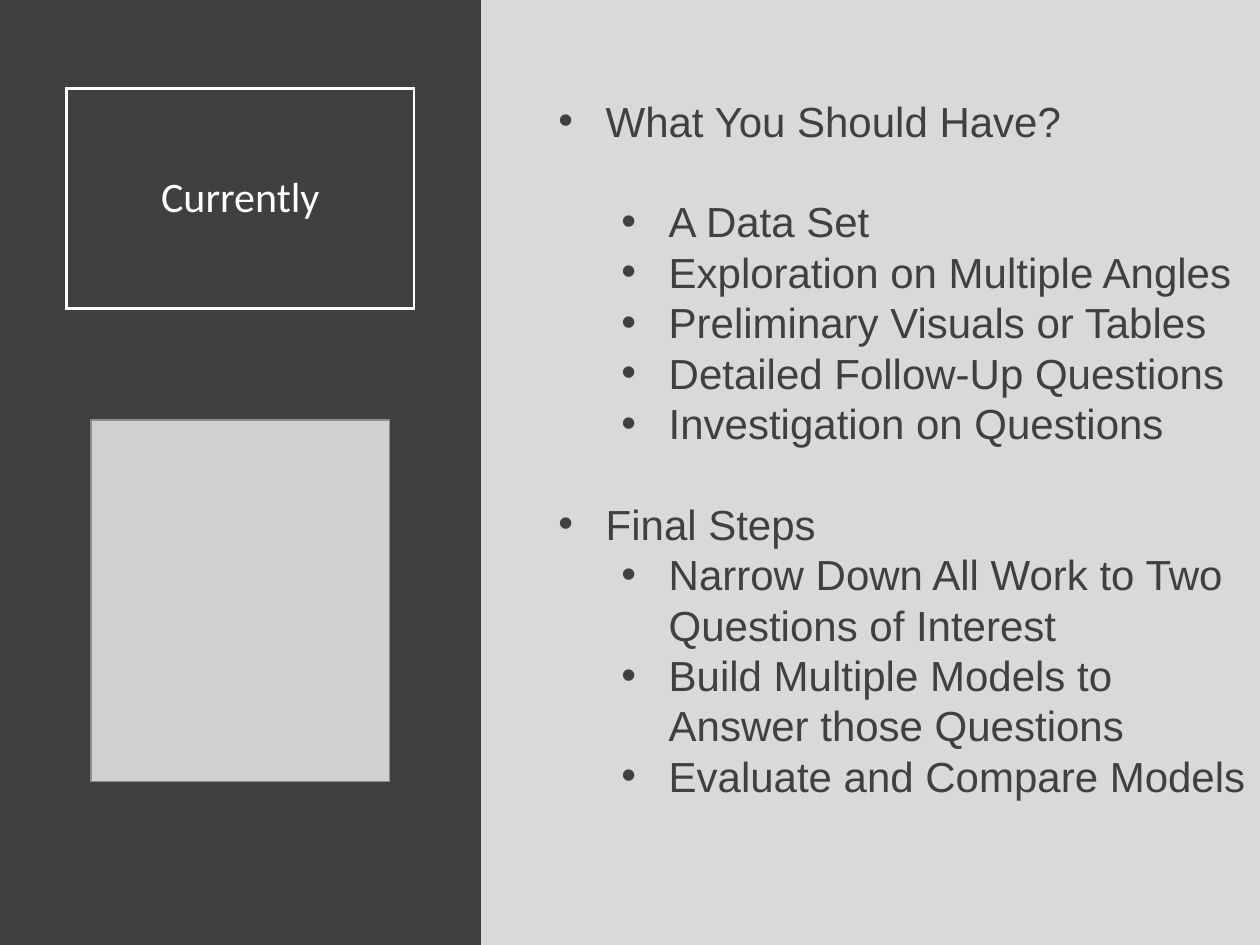
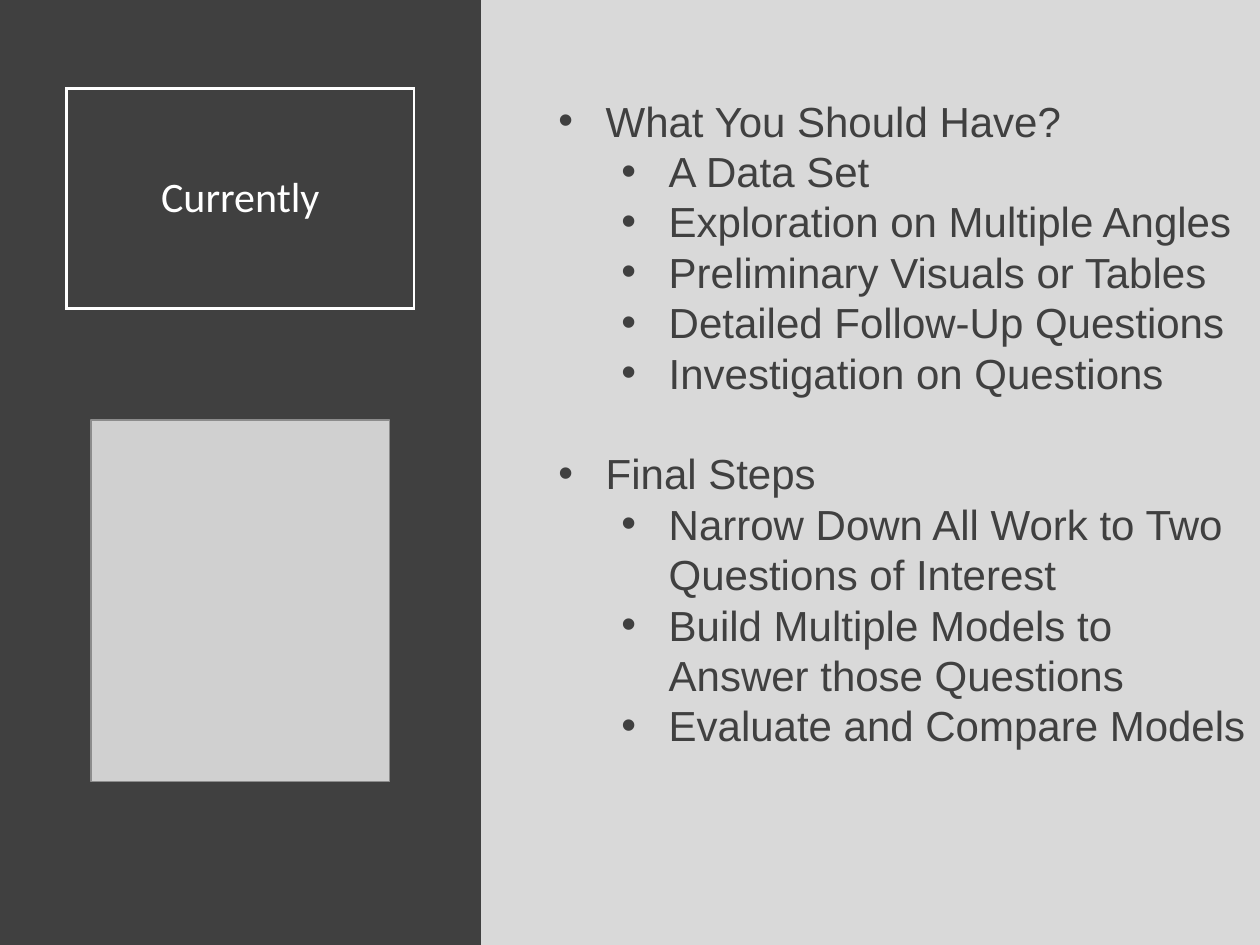
Before and after one commit to Yixf-Self/STOR320_WEBSITE, a slide deck: slide 2 of Lecture/Final Project 2/Final_Project_2_Lecture.pptx. Drawn at 1260x945 pixels with LibreOffice and Linux fonts; fonts in the diff are those of the drawing; grey boxes stand for pictures. Boxes give left, top, right and bottom in pixels: in the first picture for what was removed or moved away, otherwise in the second. Text is boxed around its words. In the diff, an @@ line names an element or a change of style, - is before the commit and + after.

```diff
--- a/Lecture/Final Project 2/Final_Project_2_Lecture.pptx
+++ b/Lecture/Final Project 2/Final_Project_2_Lecture.pptx
@@ text "What You Should Have?" rewrapped from <box>606,106,1245,800</box> to <box>606,106,1245,750</box> @@
```
Also in this commit, not shown: 11 other slides changed, 10 other files.
